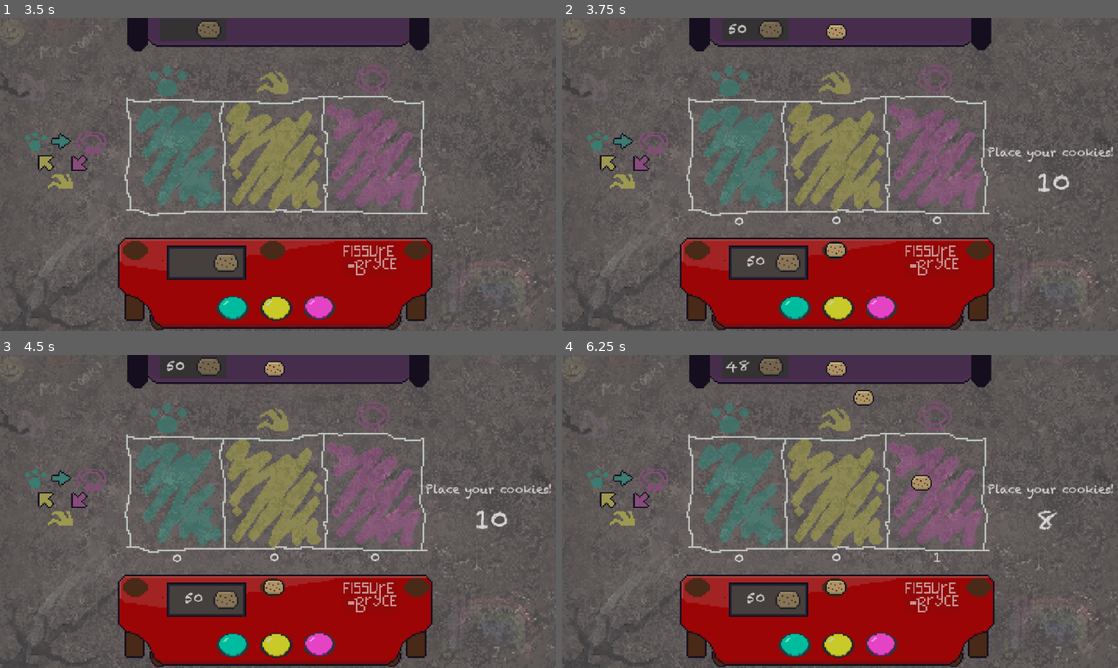
Above: before the commit, frames 1-4 (two rows, left to right).
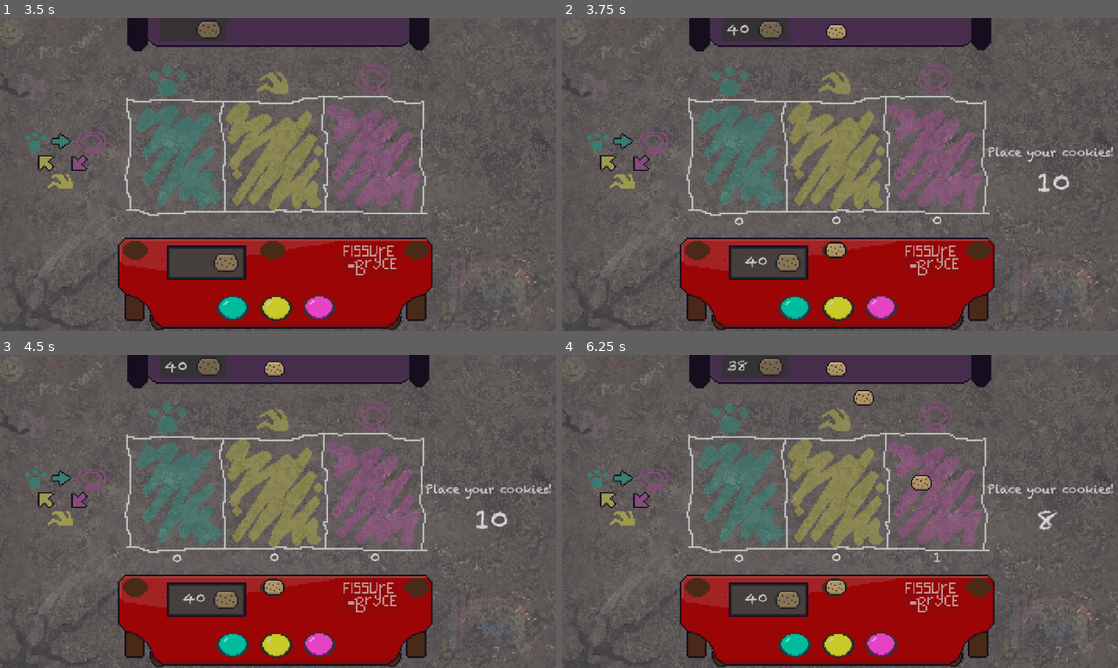
Above: after the commit, the same moments.

Repository: Sooshimi/golden-biscuit
Game: Godot game, scene res://scenes/battle_screen.tscn
The game is run twice, just before and just after one commit, with the same random seed, the same clock (stepped at 60 frames per second) and the same inputs.
Inputs (mouse positions are in pixels of both pictures, inside the frame that each line leads up to):
- Up to frame 1 (3.5 s): click "Start Game" at 0.5 s; move the mouse to (400, 158) at 1.27 s; click (400, 158) at 1.35 s; move the mouse to (166, 190) at 2.02 s; click (166, 190) at 2.1 s; move the mouse to (333, 105) at 2.77 s; click (333, 105) at 2.85 s
- Up to frame 2 (3.75 s): tap Enter at 3.5 s; move the mouse to (812, 237) at 3.52 s; click (812, 237) at 3.6 s
- Up to frame 3 (4.5 s): tap Space at 4.25 s; move the mouse to (272, 586) at 4.27 s; click (272, 586) at 4.35 s
- Up to frame 4 (6.25 s): move the mouse to (867, 408) at 5.02 s; click (867, 408) at 5.1 s; move the mouse to (834, 367) at 5.77 s; click (834, 367) at 5.85 s

Frame 1 is identical in both runs. In frame 2, 0.1% of the frame differs, in the area x 29-37%, y 1-80%; in frame 3, 0.1%; in frame 4, 0.2%.

Commit message:
Update global.gd

Diff:
--- a/scripts/globals/global.gd
+++ b/scripts/globals/global.gd
@@ -1,6 +1,6 @@
 extends Node
 
-var default := 50
+var default := 40
 var player_total_cookies = default
 var enemy_total_cookies = default
 var game_start := false
